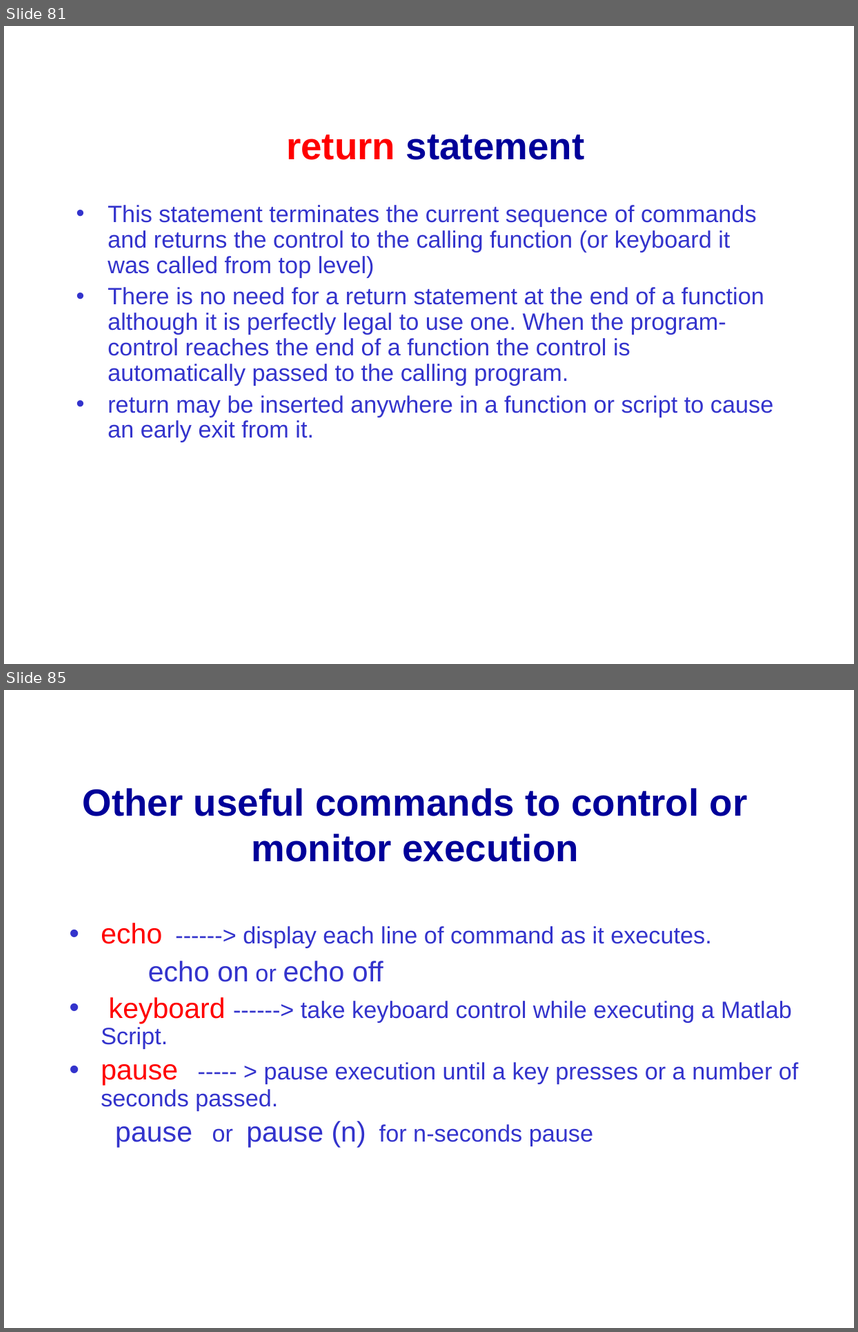
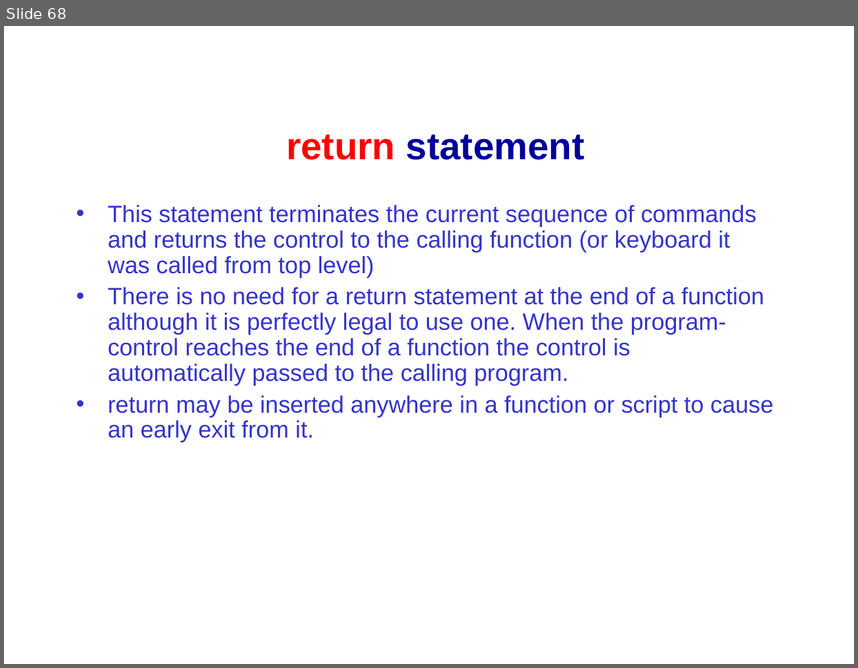
Before and after one commit to mikeg64/iome, a slide deck: src/examples/course/matlab/presentations_and_docs/matlab1.ppt. Shown one above the other, each under a label of ours: slides 81 and 85 before the commit, slide 68 after it; the slides between them are not shown. The pictures are 858x1332 and 858x668 pixels, drawn with LibreOffice and Linux fonts; fonts in the diff are those of the drawing; background and template pictures are left out. Boxes give left, top, right and bottom in pixels: in the first picture for what was removed or moved away, otherwise in the second. Text is boxed around its words. In the diff, an @@ line names an element or a change of style, - is before the commit and + after.

```diff
--- a/src/examples/course/matlab/presentations_and_docs/matlab1.ppt
+++ b/src/examples/course/matlab/presentations_and_docs/matlab1.ppt
@@ slide 85 removed at <box>4,690,854,1328</box>, background picture (left out) @@
@@ title removed at <box>82,788,748,862</box> @@
-Other useful commands to control or monitor execution
@@ text removed at <box>101,923,799,1147</box> @@
-• echo ------> display each line of command as it executes.
-echo on or echo off
-• keyboard ------> take keyboard control while executing a Matlab Script.
-• pause ----- > pause execution until a key presses or a number of seconds passed.
-pause or pause (n) for n-seconds pause
@@ what was slide 81 is now slide 68 @@
```
Also in this commit, not shown: 2 slides changed, 3 slides added, 20 other slides removed, 4 other files.
